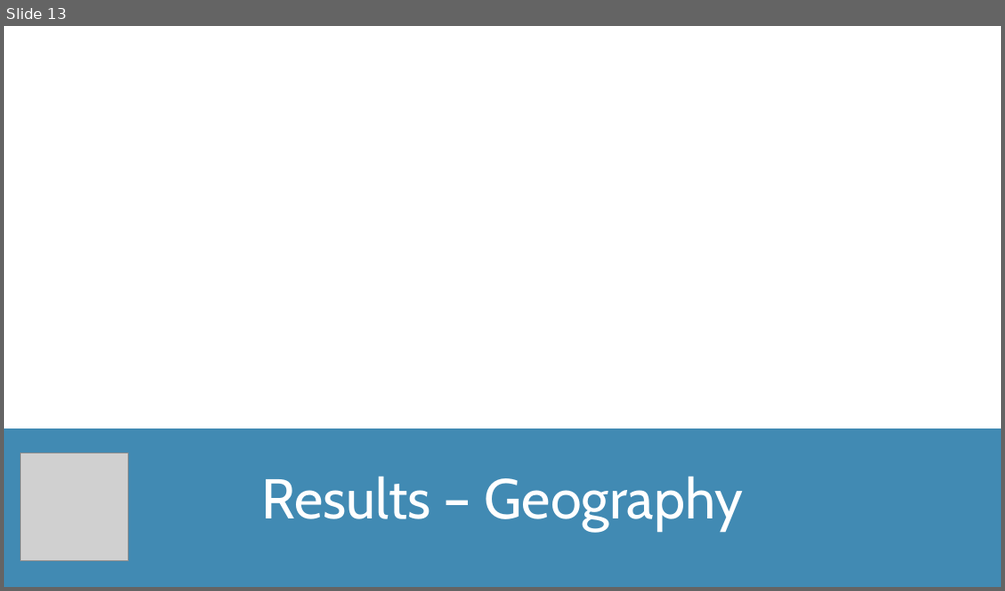
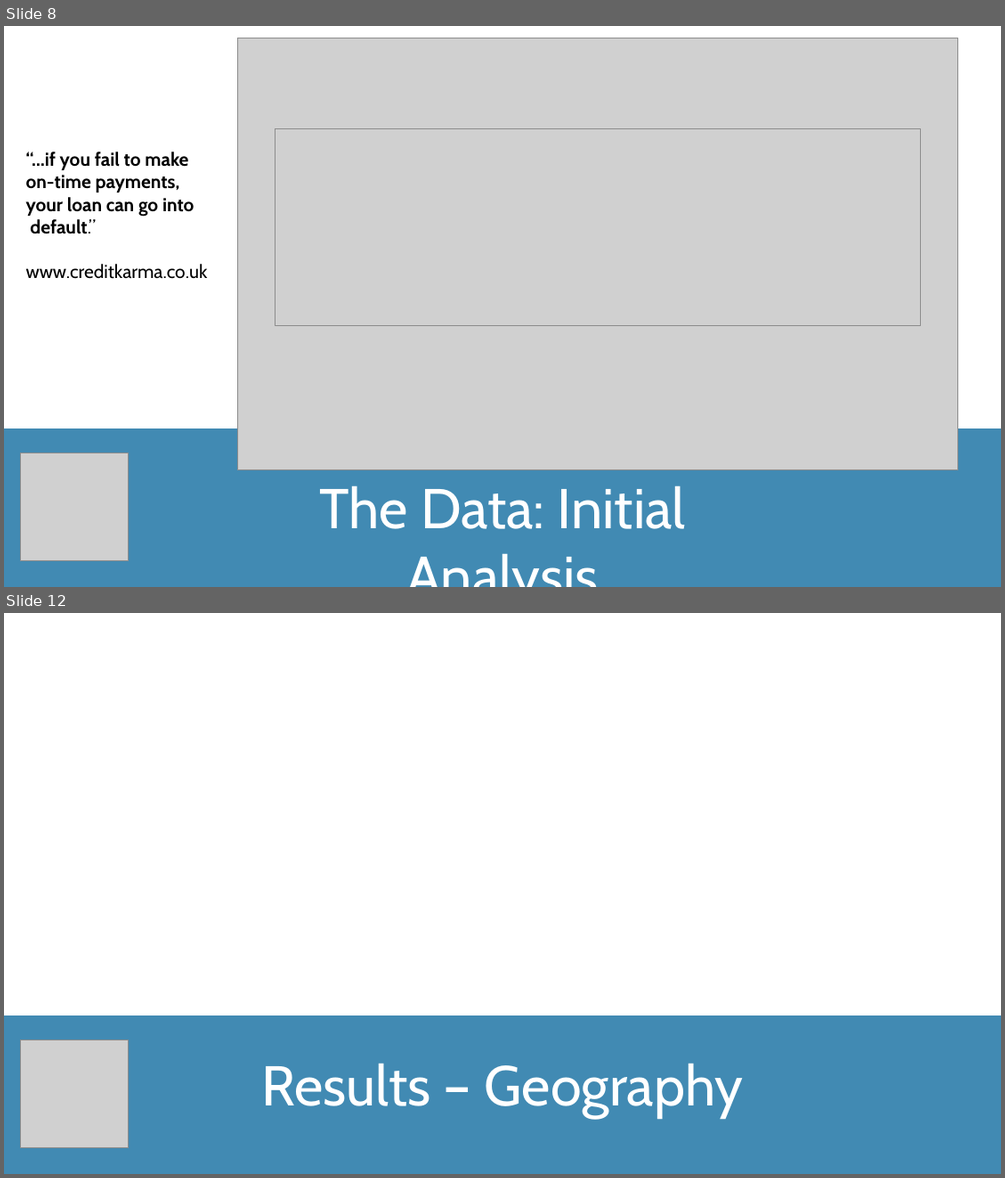
Before and after one commit to TomW49/final_proj_cc, a slide deck: documentation/loan_defaults_presentation.pptx. Shown one above the other, each under a label of ours: slide 13 before the commit, slides 8 and 12 after it; the slides between them are not shown. The pictures are 1005x591 and 1005x1178 pixels, drawn with LibreOffice and Linux fonts; fonts in the diff are those of the drawing; grey boxes stand for pictures. Boxes give left, top, right and bottom in pixels: in the first picture for what was removed or moved away, otherwise in the second. Text is boxed around its words. In the diff, an @@ line names an element or a change of style, - is before the commit and + after.

```diff
--- a/documentation/loan_defaults_presentation.pptx
+++ b/documentation/loan_defaults_presentation.pptx
@@ slide 8 added at [4,26,1001,587], background #418AB3 @@
@@ rectangle added at [4,26,1001,428], fill #FFFFFF @@
@@ picture added at [237,38,958,470] @@
@@ picture added at [275,129,921,325] @@
@@ text added at [26,151,208,279], 18 pt, text #000000, bold @@
+“…if you fail to make
+on-time payments,
+your loan can go into
+default.”
+www.creditkarma.co.uk
@@ picture added at [20,453,128,561] @@
@@ text added at [320,485,686,529], 54 pt, text #FFFFFF @@
+The Data: Initial Analysis
@@ what was slide 13 is now slide 12 @@
```
Also in this commit, not shown: 7 slides changed, 3 other slides added, 5 slides removed.
